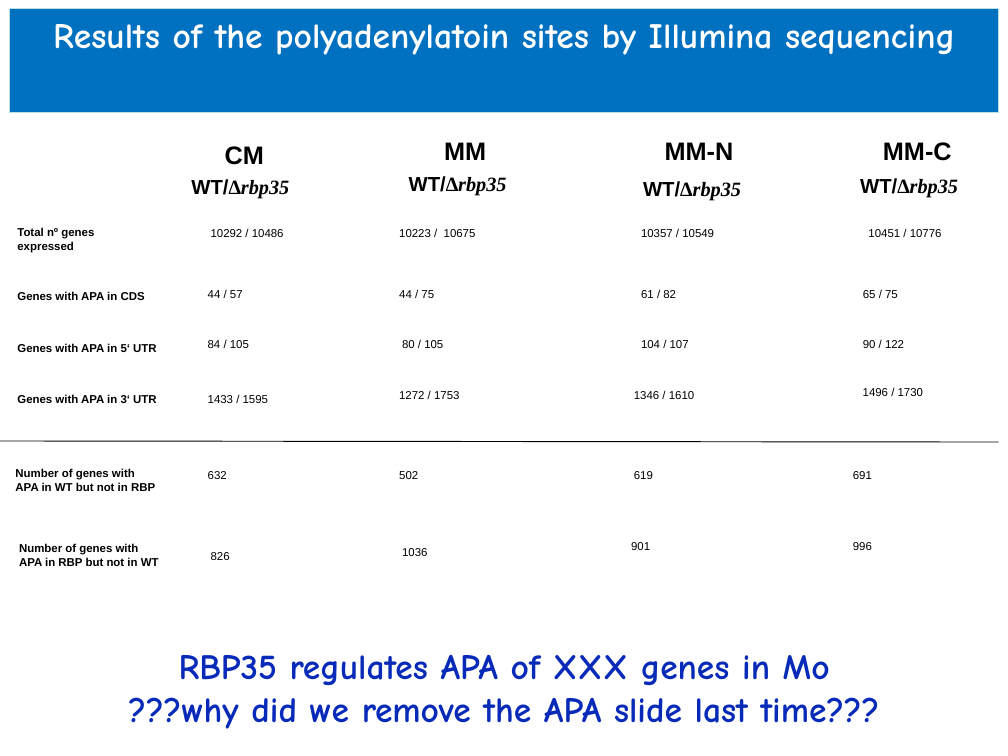
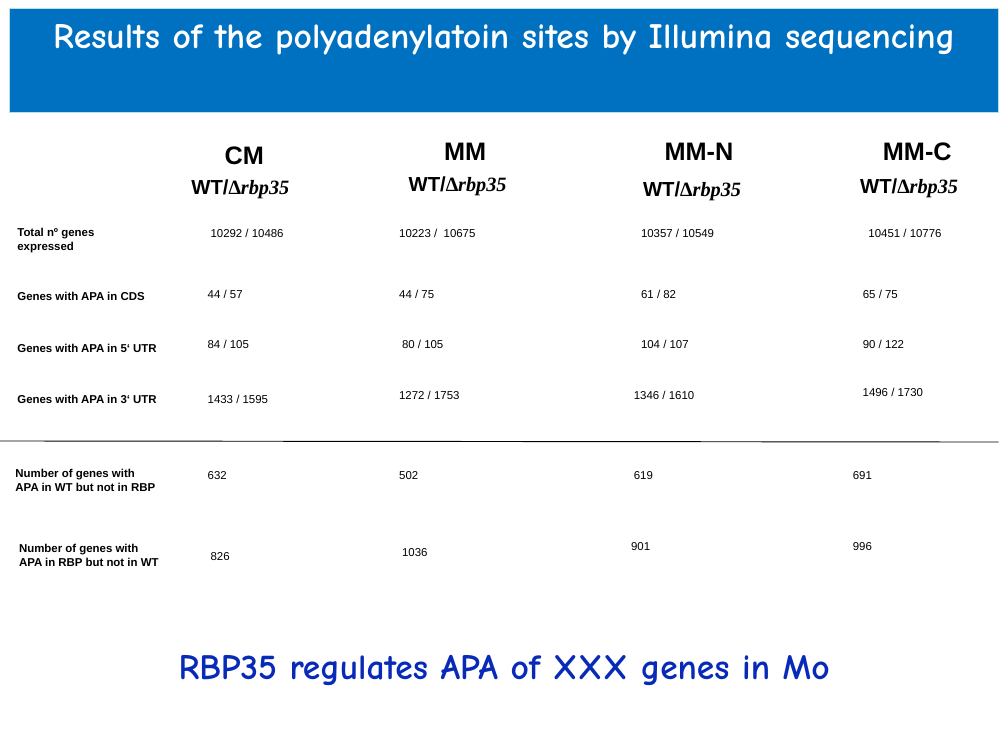
Before and after one commit to wilkinsonlab/m-oryzae-polya, a slide deck: slide 4 of oryzae_data.odp. Drawn at 1008x756 pixels with LibreOffice and Linux fonts; fonts in the diff are those of the drawing. Boxes give left, top, right and bottom in pixels: in the first picture for what was removed or moved away, otherwise in the second. Text is boxed around its words. In the diff, an @@ line names an element or a change of style, - is before the commit and + after.

```diff
--- a/oryzae_data.odp
+++ b/oryzae_data.odp
@@ text at [129, 697, 880, 729]: paragraph removed @@
-???why did we remove the APA slide last time???
```
Also in this commit, not shown: 20 other slides changed, 3 slides added, 1 slide removed, 3 other files.
